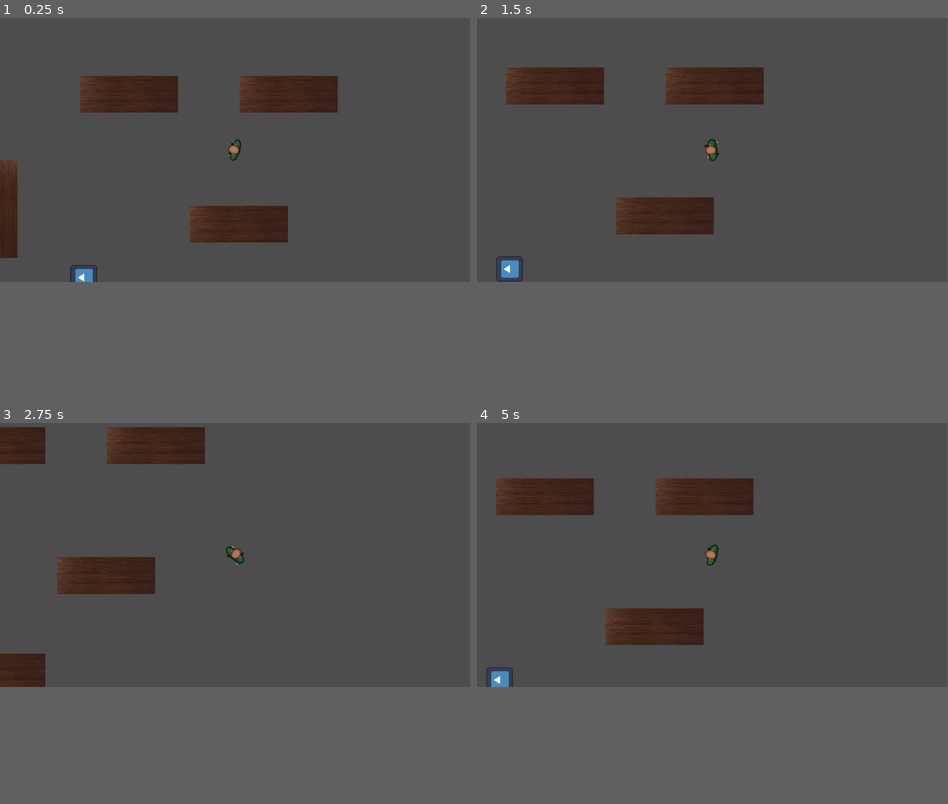
Above: before the commit, frames 1-4 (two rows, left to right).
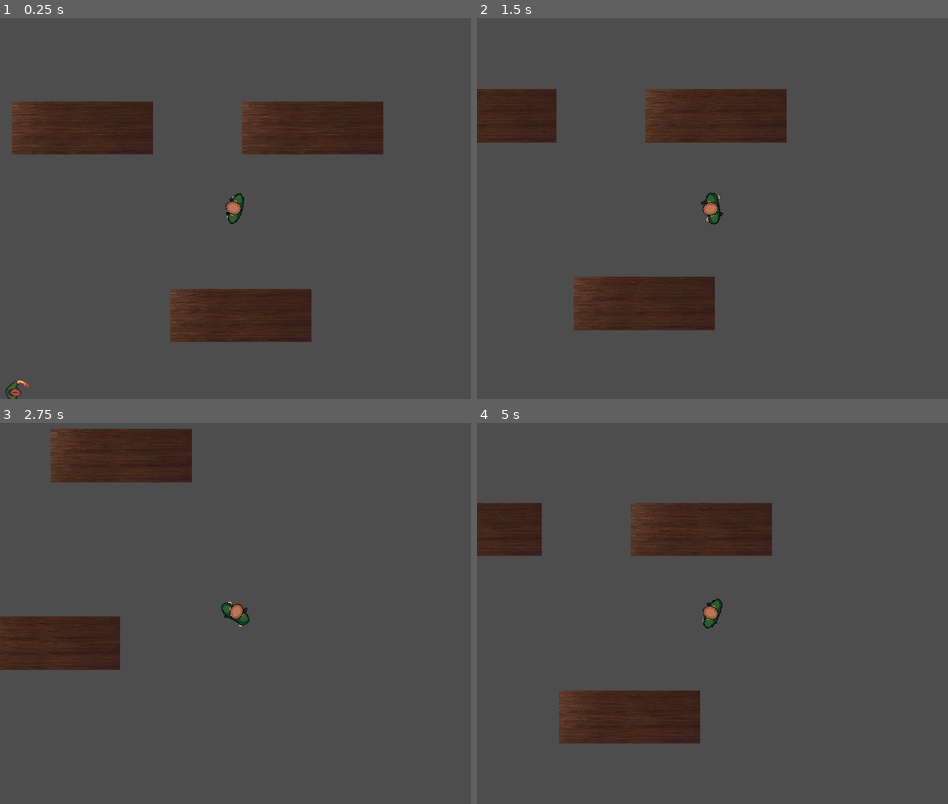
Above: after the commit, the same moments.

Repository: jmsanchezdiaz/boss-ipv-2024-e3.14cos
Game: Godot game, scene res://main.tscn
The game is run twice, just before and just after one commit, with the same random seed, the same clock (stepped at 60 frames per second) and the same inputs. The engine's default icon, where the game draws it, is replaced by a stand-in: a white triangle on a blue panel in a dark square.
Inputs (mouse positions are in pixels of both pictures, inside the frame that each line leads up to):
- Up to frame 1 (0.25 s): no input
- Up to frame 2 (1.5 s): move the mouse to (816, 136) at 0.52 s; press the mouse at (816, 136) at 0.53 s; hold D (move_right) 0.53-1.28 s; move the mouse to (618, 162) at 1.27 s; release the mouse at (618, 162) at 1.28 s; hold S (move_down) from 1.28 s (still down); click (618, 162) at 1.35 s
- Up to frame 3 (2.75 s): move the mouse to (282, 495) at 2.02 s; release S (move_down) at 2.03 s; hold D (move_right) from 2.03 s (still down); hold Shift (run) from 2.03 s (still down); click (282, 495) at 2.3 s
- Up to frame 4 (5 s): move the mouse to (688, 609) at 2.77 s; release D (move_right) at 2.78 s; release Shift (run) at 2.78 s; hold W (move_up) 2.78-3.53 s; click (688, 609) at 2.85 s; move the mouse to (853, 594) at 3.52 s; press the mouse at (853, 594) at 3.53 s; hold A (move_left) from 3.53 s (still down); move the mouse to (571, 514) at 4.27 s; release the mouse at (571, 514) at 4.28 s; tap Shift (run) at 4.35 s; click (571, 514) at 4.55 s
In our replay, the window is 799x449 before the commit and 800x648 after it. These sizes can differ from the game's own. Grey fills any space a smaller window leaves; there, only what the larger window draws over its background counts as a difference.

The runs differ from the first frame. In frame 1, 18% of the frame differs, in the area x 0-82%, y 15-100%; in frame 2, 15%; in frame 3, 9.9%; in frame 4, 15%.

Commit message:
add walk attack and idle zombie animations

Diff:
--- a/entities/Player/player.gd
+++ b/entities/Player/player.gd
@@ -8,7 +8,6 @@
 @export var MAX_STAMINA = 100.0
 @export var STAMINA_REGEN = 10.0 # La cantidad de estamina que se regenera por segundo.
 @export var RUNNING_STAMINA_COST = 25.0 # La cantidad de estamina que se consume por segundo al correr.
-
 @onready var bloodAnimation = $BloodAnimation
 @onready var bodyAnimation = $BodyAnimation
 
--- a/entities/enemies/Zombie.tscn
+++ b/entities/enemies/Zombie.tscn
@@ -1,7 +1,7 @@
-[gd_scene load_steps=12 format=3 uid="uid://djba5um6gbc7k"]
+[gd_scene load_steps=14 format=3 uid="uid://djba5um6gbc7k"]
 
-[ext_resource type="Texture2D" uid="uid://ctlppq3e6ixwp" path="res://icon.svg" id="1_n1eks"]
 [ext_resource type="Script" path="res://entities/enemies/zombie.gd" id="1_wyi4p"]
+[ext_resource type="Texture2D" uid="uid://dl554wn8t22p6" path="res://assets/zombie-spritesheet.png" id="2_fbh3u"]
 [ext_resource type="Texture2D" uid="uid://cmcsh50axvbfm" path="res://assets/blood-spritesheet2.png" id="3_a0iq2"]
 
 [sub_resource type="Animation" id="Animation_0uw0c"]
@@ -19,9 +19,11 @@
 "values": [0]
 }
 
-[sub_resource type="Animation" id="Animation_235ey"]
-resource_name = "Walk"
+[sub_resource type="Animation" id="Animation_p8068"]
+resource_name = "idle"
+length = 2.15
 loop_mode = 1
+step = 0.01
 tracks/0/type = "value"
 tracks/0/imported = false
 tracks/0/enabled = true
@@ -29,23 +31,60 @@
 tracks/0/interp = 1
 tracks/0/loop_wrap = true
 tracks/0/keys = {
-"times": PackedFloat32Array(),
-"transitions": PackedFloat32Array(),
+"times": PackedFloat32Array(2.38419e-07, 0.15, 0.3, 0.45, 0.6, 0.75, 0.9, 1.05, 1.2, 1.35, 1.5, 1.65, 1.8, 1.95, 2.1),
+"transitions": PackedFloat32Array(1, 1, 1, 1, 1, 1, 1, 1, 1, 1, 1, 1, 1, 1, 1),
 "update": 1,
-"values": []
+"values": [11, 13, 14, 15, 16, 17, 18, 19, 20, 21, 22, 23, 24, 25, 26]
+}
+
+[sub_resource type="Animation" id="Animation_235ey"]
+resource_name = "Walk"
+length = 1.65
+loop_mode = 1
+step = 0.001
+tracks/0/type = "value"
+tracks/0/imported = false
+tracks/0/enabled = true
+tracks/0/path = NodePath("Body:frame")
+tracks/0/interp = 1
+tracks/0/loop_wrap = true
+tracks/0/keys = {
+"times": PackedFloat32Array(0, 0.1, 0.2, 0.301758, 0.401758, 0.501758, 0.601758, 0.701758, 0.801758, 0.901758, 1, 1.1, 1.2, 1.3, 1.4, 1.5, 1.6),
+"transitions": PackedFloat32Array(1, 1, 1, 1, 1, 1, 1, 1, 1, 1, 1, 1, 1, 1, 1, 1, 1),
+"update": 1,
+"values": [26, 27, 28, 29, 30, 31, 32, 33, 34, 35, 36, 37, 38, 39, 40, 41, 42]
+}
+
+[sub_resource type="Animation" id="Animation_f4qxa"]
+resource_name = "attack"
+length = 0.75
+step = 0.01
+tracks/0/type = "value"
+tracks/0/imported = false
+tracks/0/enabled = true
+tracks/0/path = NodePath("Body:frame")
+tracks/0/interp = 1
+tracks/0/loop_wrap = true
+tracks/0/keys = {
+"times": PackedFloat32Array(0, 0.1, 0.2, 0.3, 0.4, 0.5, 0.6, 0.7),
+"transitions": PackedFloat32Array(1, 1, 1, 1, 1, 1, 1, 1),
+"update": 1,
+"values": [8, 2, 1, 3, 4, 5, 6, 7]
 }
 
 [sub_resource type="AnimationLibrary" id="AnimationLibrary_o0w8e"]
 _data = {
 "RESET": SubResource("Animation_0uw0c"),
-"Walk": SubResource("Animation_235ey")
+"attack": SubResource("Animation_f4qxa"),
+"idle": SubResource("Animation_p8068"),
+"walk": SubResource("Animation_235ey")
 }
 
 [sub_resource type="CircleShape2D" id="CircleShape2D_k0xce"]
 radius = 31.0
 
 [sub_resource type="CircleShape2D" id="CircleShape2D_8ras5"]
-radius = 61.0
+radius = 40.0125
 
 [sub_resource type="Animation" id="Animation_x211c"]
 length = 0.001
@@ -87,9 +126,10 @@
 script = ExtResource("1_wyi4p")
 
 [node name="Body" type="Sprite2D" parent="."]
-rotation = -1.57079
 scale = Vector2(0.484375, 0.508294)
-texture = ExtResource("1_n1eks")
+texture = ExtResource("2_fbh3u")
+hframes = 6
+vframes = 8
 
 [node name="BodyAnimation" type="AnimationPlayer" parent="."]
 libraries = {
@@ -111,7 +151,6 @@
 collision_mask = 3
 
 [node name="DetectionArea" type="Area2D" parent="."]
-visible = false
 collision_layer = 0
 collision_mask = 2
 
@@ -120,7 +159,6 @@
 polygon = PackedVector2Array(-151, 203, -50, 259, 104, 254, 239, 150, 274, -9, 240, -166, 111, -250, -52, -255, -142, -230, -99, -7)
 
 [node name="AttackArea" type="Area2D" parent="."]
-visible = false
 collision_layer = 2
 collision_mask = 2
 
--- a/entities/enemies/zombie.gd
+++ b/entities/enemies/zombie.gd
@@ -9,12 +9,14 @@
 @onready var leftEye: RayCast2D = $LeftEye
 @onready var rightEye: RayCast2D = $RightEye
 @onready var animation = $BloodAnimation
+@onready var bodyAnimation = $BodyAnimation
 var target: Node2D
 var target_in_attack_area: bool = false
 var attack_timer: Timer
 var lastPositionKnown: Vector2
 
 func _ready() -> void:
+	bodyAnimation.play("idle")
 	attack_timer = Timer.new()
 	attack_timer.one_shot = true
 	attack_timer.wait_time = attack_interval
@@ -43,15 +45,24 @@
 
 			if distance > 59:
 				position += targetPosition
+				bodyAnimation.play("walk")
 				move_and_collide(Vector2.ZERO.rotated(0.0))
+			else:
+				bodyAnimation.play("idle")
 
 			if target_in_attack_area and attack_timer.is_stopped():
 				attack_timer.start()  # Comienza los ataques si no está atacando
 
 		elif lastPositionKnown != Vector2.ZERO and distanceToLastPosition > 1:
+			bodyAnimation.play("walk")
 			move_to_last_position_known(delta)
+		else:
+			bodyAnimation.play("idle")
 	elif lastPositionKnown != Vector2.ZERO and distanceToLastPosition > 1:
+		bodyAnimation.play("walk")
 		move_to_last_position_known(delta)
+	else:
+		bodyAnimation.play("idle")
 
 
 func move_to_last_position_known(delta) -> void:
@@ -75,9 +86,12 @@
 
 func _on_attack_timeout() -> void:
 	if target_in_attack_area:
+		bodyAnimation.stop()
+		bodyAnimation.play("attack")
 		attack(target)
 		attack_timer.start()
-
+	else:
+		bodyAnimation.play("idle")
 
 func _on_detection_area_body_entered(body: Node2D) -> void:
 	target = body;
@@ -97,3 +111,4 @@
 	if body is Player:
 		target_in_attack_area = false
 		attack_timer.stop()
+		bodyAnimation.play("idle")
--- a/project.godot
+++ b/project.godot
@@ -14,6 +14,10 @@
 run/main_scene="res://main.tscn"
 config/features=PackedStringArray("4.3", "Forward Plus")
 config/icon="res://icon.svg"
+
+[display]
+
+window/size/viewport_width=800
 
 [input]
 
@@ -52,3 +56,7 @@
 , Object(InputEventKey,"resource_local_to_scene":false,"resource_name":"","device":-1,"window_id":0,"alt_pressed":false …(183 unchanged characters)…
 ]
 }
+
+[rendering]
+
+textures/canvas_textures/default_texture_filter=0
Binary file added: assets/zombie-spritesheet.png
Not shown, changed: assets/zombie-spritesheet.png.import
Binary file removed: assets/zombie-spritesheet2.png
